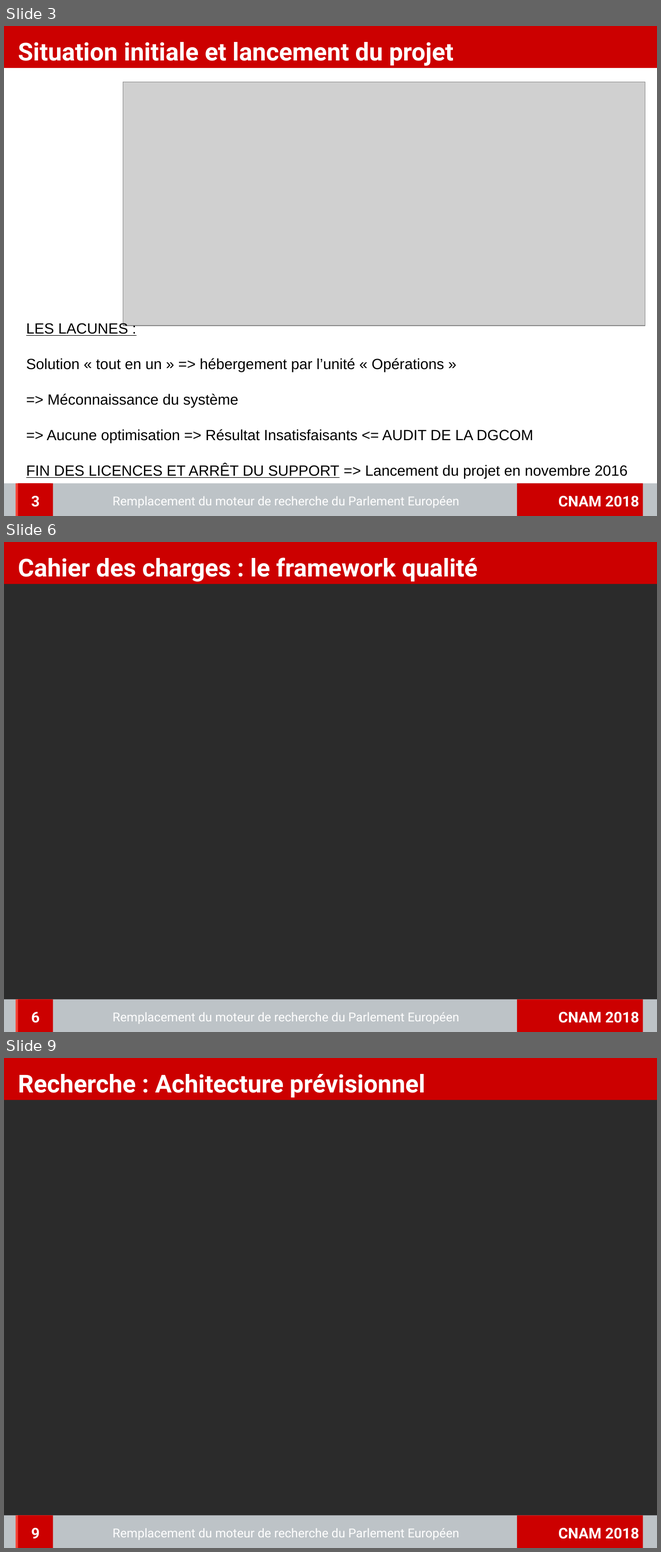
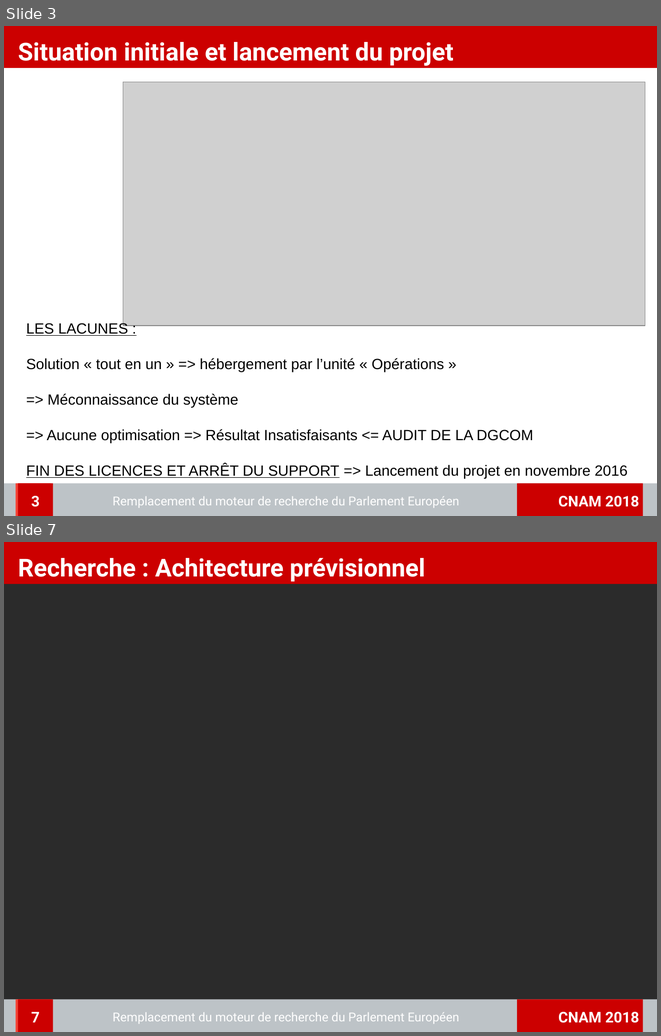
Before and after one commit to charleshuber/4tfront, a slide deck: memoire/presentation/memoire_presentation.odp. Shown one above the other, each under a label of ours: slides 3, 6 and 9 before the commit, slides 3 and 7 after it; the slides between them are not shown. The pictures are 661x1552 and 661x1036 pixels, drawn with LibreOffice and Linux fonts; fonts in the diff are those of the drawing; grey boxes stand for pictures; background and template pictures are left out; a plain dark background stands for a picture behind light text. Boxes give left, top, right and bottom in pixels: in the first picture for what was removed or moved away, otherwise in the second. Text is boxed around its words. In the diff, an @@ line names an element or a change of style, - is before the commit and + after.

```diff
--- a/memoire/presentation/memoire_presentation.odp
+++ b/memoire/presentation/memoire_presentation.odp
@@ slide 6 removed at bbox=[4, 542, 657, 1032], background picture (left out); not listed: 4 template elements that a slide beside it also shows @@
@@ title removed at bbox=[18, 557, 478, 582] @@
-Cahier des charges : le framework qualité
@@ page number removed at bbox=[18, 999, 53, 1032] @@
-6
@@ text removed at bbox=[113, 1012, 459, 1024] @@
-Remplacement du moteur de recherche du Parlement Européen
@@ what was slide 9 is now slide 7 @@
@@ page number at bbox=[31, 1012, 40, 1022]: text changed @@
-9
+7
```
Also in this commit, not shown: 4 slides changed, 1 other slide removed, 1 other file.
